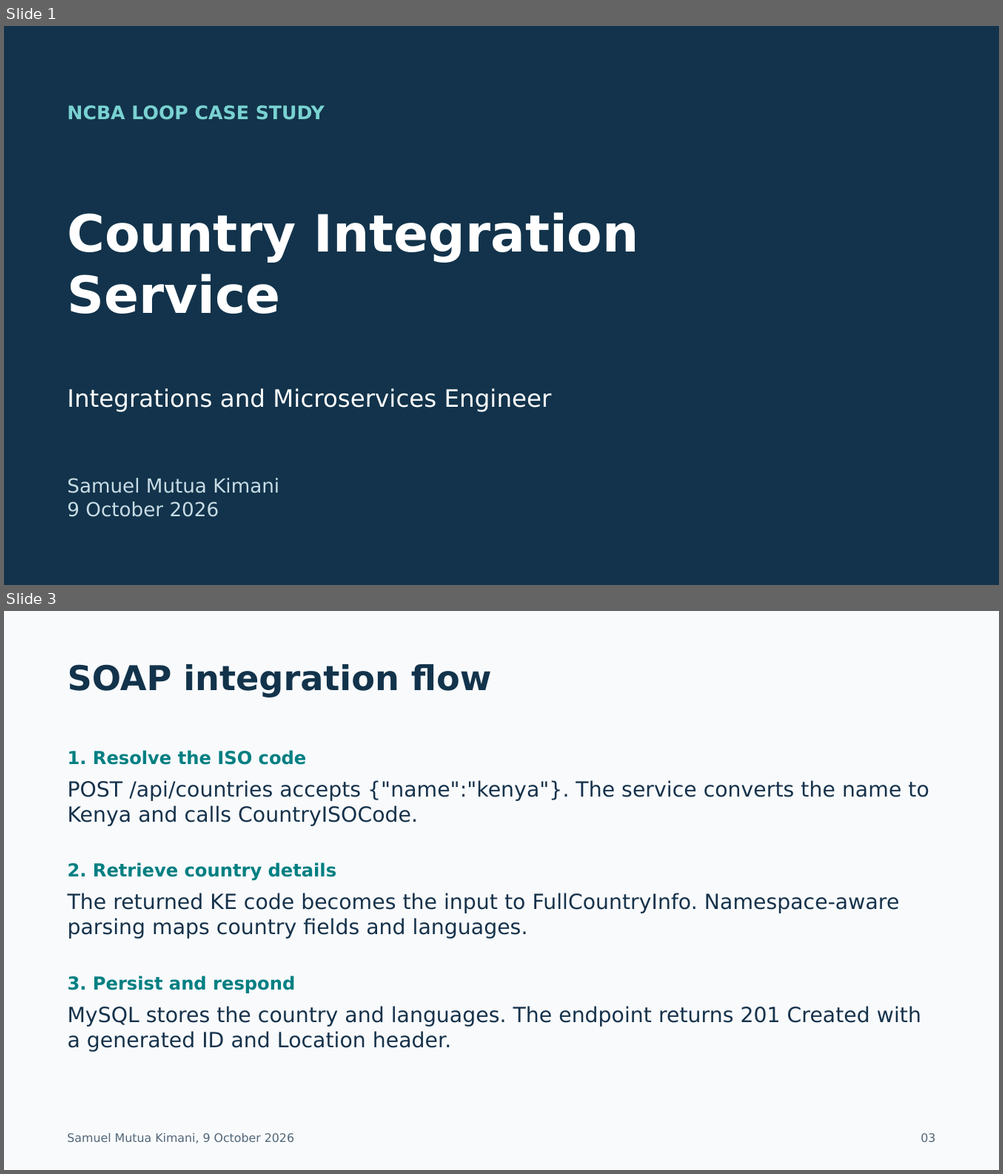
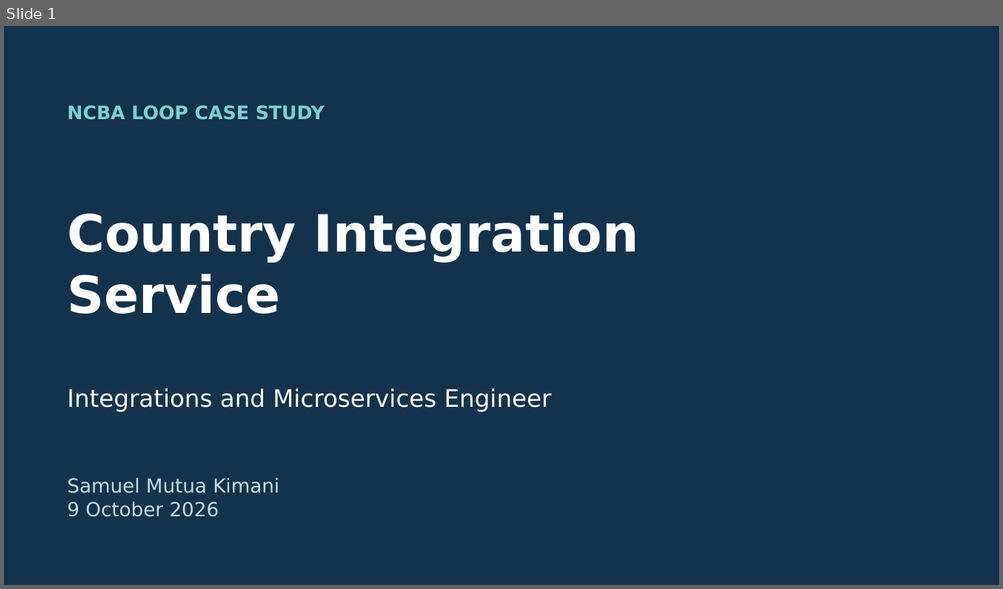
Before and after one commit to kimtour/country-integration-service, a slide deck: docs/submission/Case Study Submission – Integrations and Microservices Engineer – Samuel Mutua Kimani.pptx. Shown one above the other, each under a label of ours: slides 1 and 3 before the commit, slide 1 after it; the slides between them are not shown. The pictures are 1003x1174 and 1003x589 pixels, drawn with LibreOffice and Linux fonts; fonts in the diff are those of the drawing. Boxes give left, top, right and bottom in pixels: in the first picture for what was removed or moved away, otherwise in the second. Text is boxed around its words. In the diff, an @@ line names an element or a change of style, - is before the commit and + after.

Commit message:
Fix country resolution and complete verified assessment submission

```diff
--- a/docs/submission/Case Study Submission – Integrations and Microservices Engineer – Samuel Mutua Kimani.pptx
+++ b/docs/submission/Case Study Submission – Integrations and Microservices Engineer – Samuel Mutua Kimani.pptx
@@ slide 3 removed at [4,611,999,1170], background #F8FAFC @@
@@ text removed at [68,664,492,698] @@
-SOAP integration flow
@@ text removed at [68,750,307,765] @@
-1. Resolve the ISO code
@@ text removed at [68,780,928,826] @@
-POST /api/countries accepts {"name":"kenya"}. The service converts the name to Kenya and calls CountryISOCode.
@@ text removed at [68,863,336,881] @@
-2. Retrieve country details
@@ text removed at [68,893,899,939] @@
-The returned KE code becomes the input to FullCountryInfo. Namespace-aware parsing maps country fields and languages.
@@ text removed at [68,976,295,994] @@
-3. Persist and respond
@@ text removed at [68,1006,921,1052] @@
-MySQL stores the country and languages. The endpoint returns 201 Created with a generated ID and Location header.
@@ text removed at [67,1133,294,1144] @@
-Samuel Mutua Kimani, 9 October 2026
@@ text removed at [920,1133,935,1142] @@
-03
```
Also in this commit, not shown: 17 slides added, 11 other slides removed, 48 other files.
